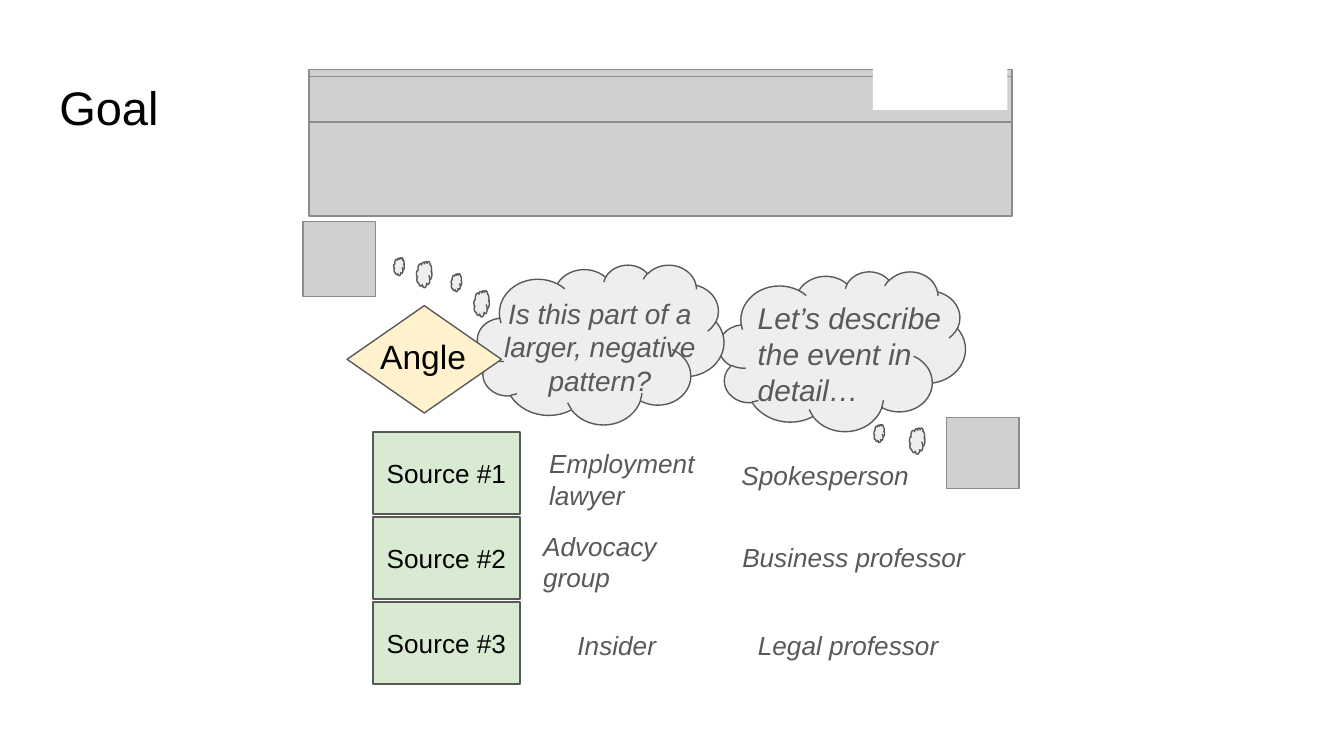
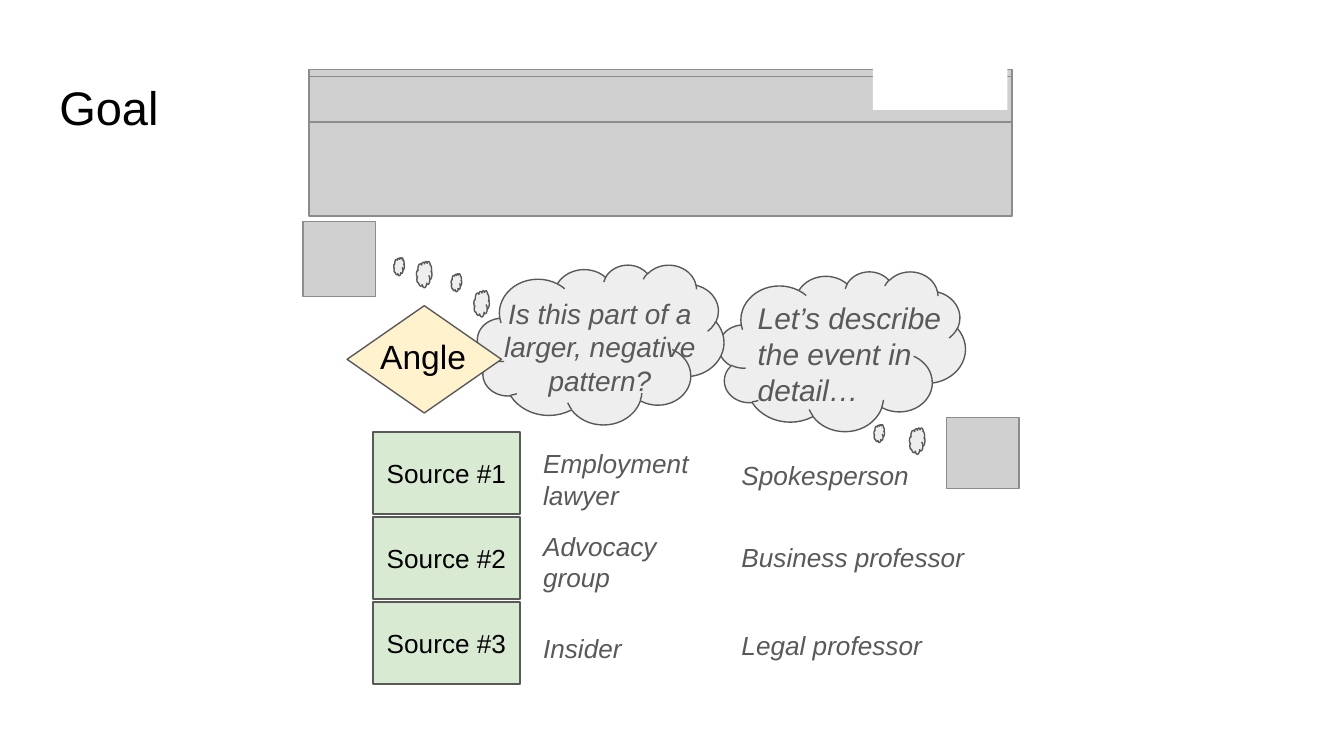
Before and after one commit to jonmay/USC-CS662, a slide deck: slide 53 of assets/files/discourse.pptx (slide 43 before the commit). Drawn at 1344x756 pixels with LibreOffice and Linux fonts; fonts in the diff are those of the drawing; grey boxes stand for pictures. Boxes give left, top, right and bottom in pixels: in the first picture for what was removed or moved away, otherwise in the second. Text is boxed around its words. In the diff, an @@ line names an element or a change of style, - is before the commit and + after.

```diff
--- a/assets/files/discourse.pptx
+++ b/assets/files/discourse.pptx
@@ text "Employment": place and size @@
-text "Employment" at box(549, 454, 694, 510)
+text "Employment" at box(543, 454, 688, 510)
@@ text "Insider": place and size @@
-text "Insider" at box(577, 636, 656, 655)
+text "Insider" at box(543, 639, 622, 658)
@@ text "Legal professor": place and size @@
-text "Legal professor" at box(758, 636, 938, 661)
+text "Legal professor" at box(741, 636, 922, 661)
```
Also in this commit, not shown: 28 other slides changed, 11 slides added, 1 slide removed.
